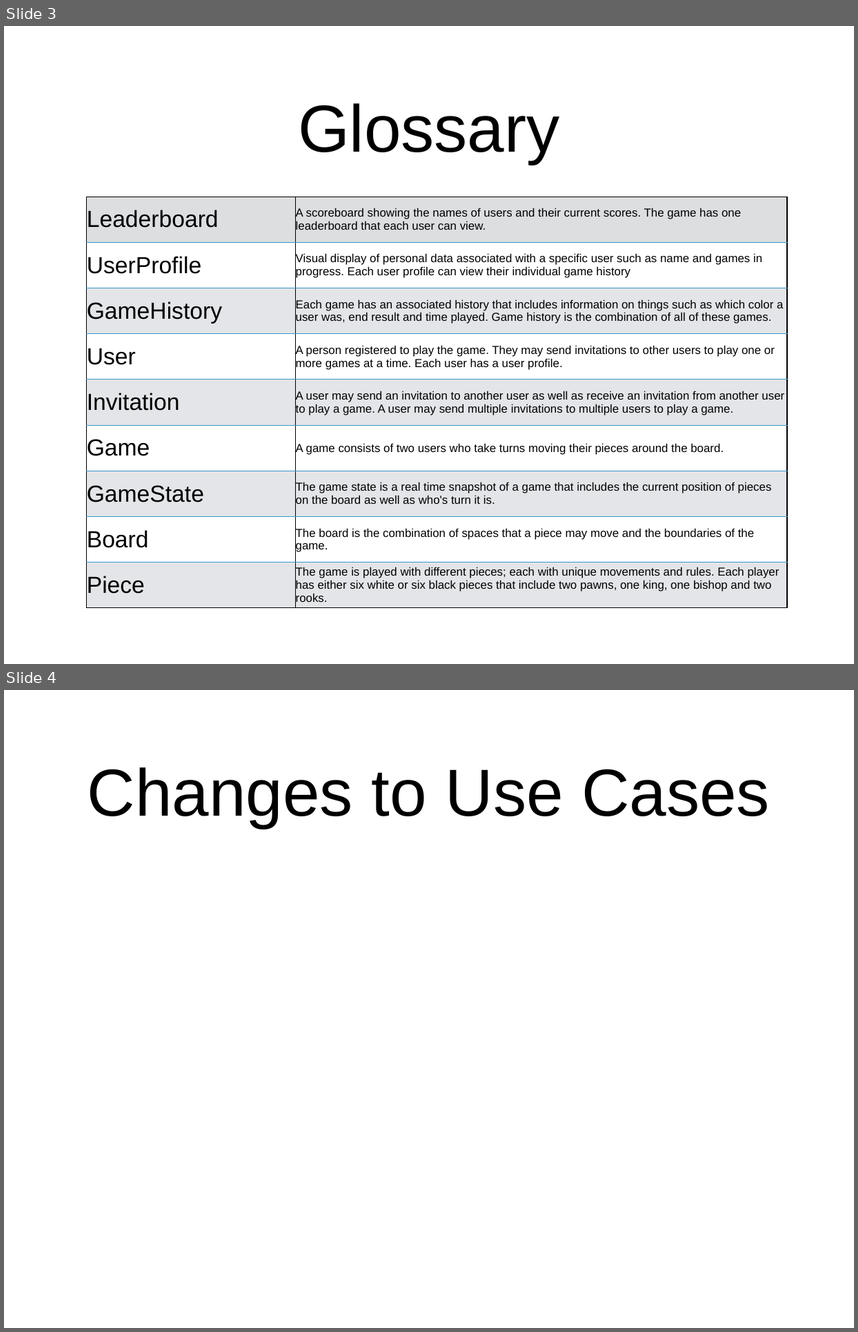
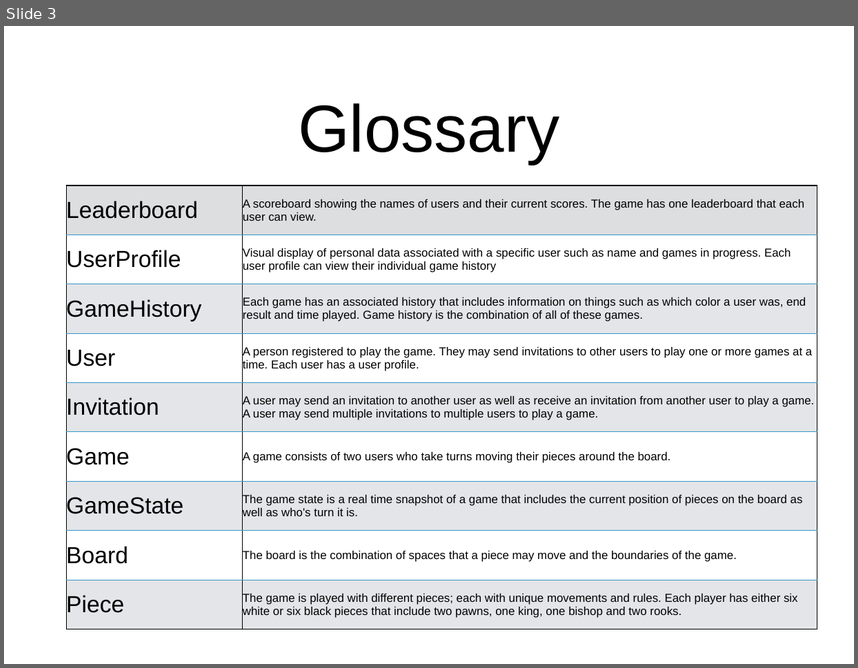
Before and after one commit to VincentC1120/cs414-f18-001-stringCheese, a slide deck: DomainModelPresentation.pptx. Shown one above the other, each under a label of ours: slides 3 and 4 before the commit, slide 3 after it. The pictures are 858x1332 and 858x668 pixels, drawn with LibreOffice and Linux fonts; fonts in the diff are those of the drawing. Boxes give left, top, right and bottom in pixels: in the first picture for what was removed or moved away, otherwise in the second. Text is boxed around its words. In the diff, an @@ line names an element or a change of style, - is before the commit and + after.

```diff
--- a/DomainModelPresentation.pptx
+++ b/DomainModelPresentation.pptx
@@ slide 4 removed at (4, 690, 854, 1328), background #FFFFFF @@
@@ title removed at (87, 767, 770, 828) @@
-Changes to Use Cases
@@ slide 3 changed as well @@
@@ table: place and size @@
-table at (87, 196, 787, 608)
+table at (66, 185, 817, 629)
```
Also in this commit, not shown: 1 other slide changed, 1 slide added, 1 other slide removed.
